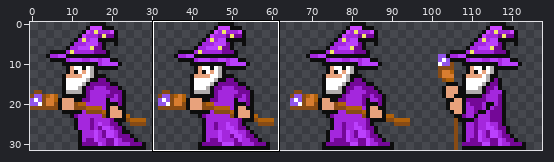
Edited in one commit: sprite sheet (WizardWarzRotW/Resources/SpriteSheetPurple_Left.png). The picture above shows the old version from afar; the outline marks the close-up.
Close-up. Old version:
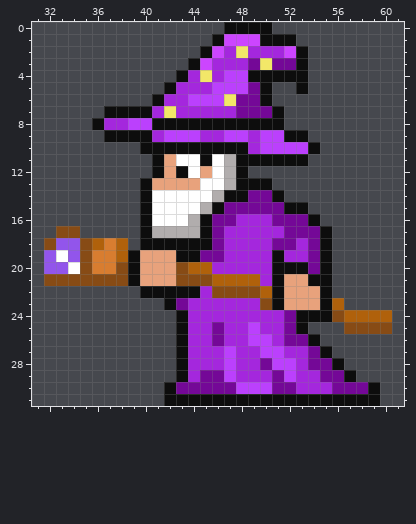
The file is 256x64 pixels, drawn in blocks of 2x2; one block is one cell here. Pixels under 10% opacity are left out. Colours within 5 levels of each other are drawn and written as one. Shown: x 31..61, y 0..31. The commit also changed other parts of the picture, which this record leaves out.
After the commit:
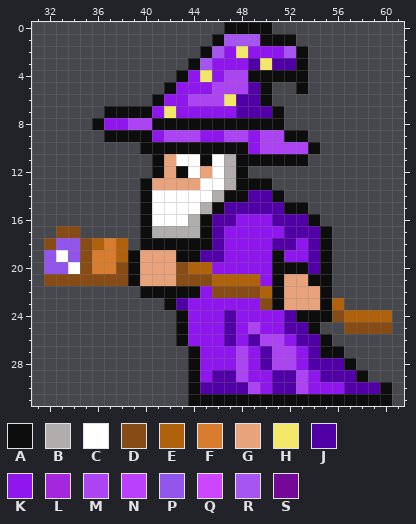
Palette (. is transparent): A #0d0d0d  B #b1adad  C #ffffff  D #874b15  E #b0610b  F #d87d30  G #e8a27c  H #f2e768  J #5000a5  K #8f17ed  L #a427dd  M #ad44f3  N #bb40fd  P #9255eb  Q #cc45ff  R #a755f2  S #740897
Change:
{"y":1,"x":47,"old":"QQQ","new":"RRR"}
{"y":2,"x":46,"old":"QL","new":"RK"}
{"y":2,"x":49,"old":"LLLQ","new":"KKKR"}
{"y":3,"x":45,"old":"QLLLS","new":"RKKKJ"}
{"y":3,"x":51,"old":"SS","new":"JJ"}
{"y":4,"x":44,"old":"L","new":"K"}
{"y":4,"x":46,"old":"LNN","new":"KMM"}
{"y":5,"x":43,"old":"LLLNNNS","new":"KKKMMMJ"}
{"y":6,"x":42,"old":"LLNNN","new":"KKMMM"}
{"y":6,"x":48,"old":"SS","new":"JJ"}
{"y":7,"x":41,"old":"L","new":"K"}
{"y":7,"x":43,"old":"LLLLLSSS","new":"KKKKKJJJ"}
{"y":8,"x":37,"old":"LLNN","new":"KKMM"}
{"y":9,"x":41,"old":"LNNNLLNNLNN","new":"KMMMKKMMKMM"}
{"y":10,"x":49,"old":"LNNNN","new":"KMMMM"}
{"y":14,"x":49,"old":"SS","new":"JJ"}
{"y":15,"x":47,"old":"SSSSS","new":"JJJJJ"}
{"y":16,"x":46,"old":"SSLLLSSS","new":"JJKKKJJJ"}
{"y":17,"x":46,"old":"SLLLLLSSS","new":"JKKKKKJJJ"}
{"y":18,"x":46,"old":"SLLLLSSLS","new":"JKKKKJJKJ"}
{"y":19,"x":45,"old":"SSLLLL","new":"JJKKKK"}
{"y":19,"x":52,"old":"LLS","new":"KKJ"}
{"y":20,"x":46,"old":"LLLLL","new":"KKKKK"}
{"y":20,"x":54,"old":"S","new":"J"}
{"y":21,"x":50,"old":"L","new":"K"}
{"y":22,"x":45,"old":"L","new":"K"}
{"y":23,"x":43,"old":"SLLLLLL","new":"JKKKKKK"}
{"y":24,"x":44,"old":"LLLLLLLLS","new":"KKKJKKKKJ"}
{"y":25,"x":44,"old":"LLSLLNLLSA.","new":"KKKJKMKKJJA"}
{"y":26,"x":44,"old":"LLSLLNNLSSA.","new":"KKKJKJMMKJJA"}
{"y":27,"x":43,"old":"ALLLNLLNNLLS","new":".AKKKMKJMMKJ"}
{"y":27,"x":56,"old":".","new":"A"}
{"y":28,"x":43,"old":"ALLLNLLSNNLSSA.","new":".AKKKMKJMMKJJJA"}
{"y":29,"x":43,"old":"ALSSNLLLSNLLSSA.","new":".AKJJMKKJJMKJJJA"}
{"y":30,"x":42,"old":"ASSSSSNNNSSLLLSSSA.","new":"..AJJJJMKJJMKKKJJJA"}
{"y":31,"x":42,"old":"AA","new":".."}
{"y":31,"x":60,"old":".","new":"A"}
{"label":"changed","picture_box":[104,34,392,406]}
